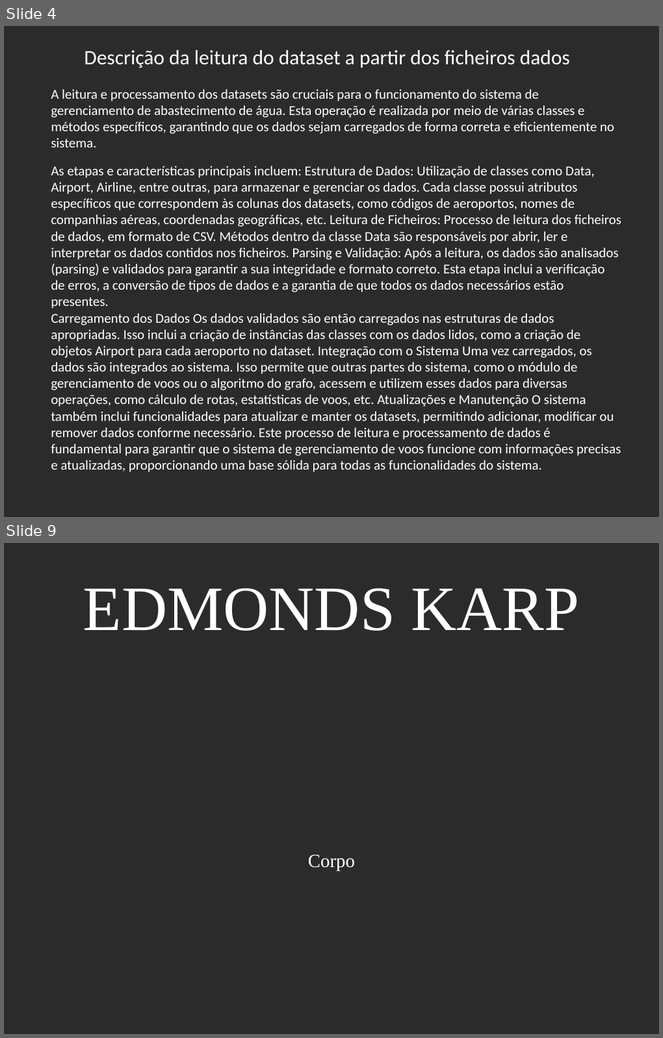
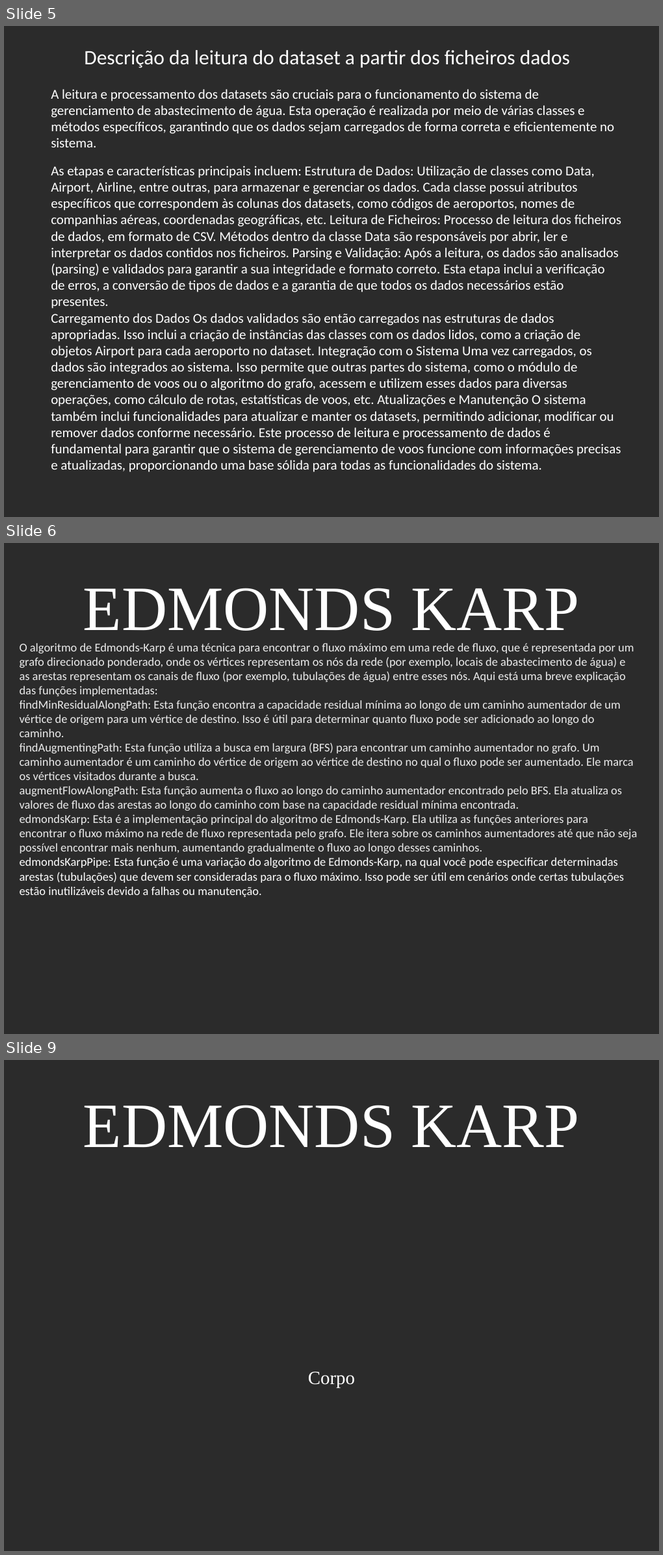
Before and after one commit to AngeloOliveira2004/DA_1st_Project, a slide deck: Neat Water Supply Presentation.pptx. Shown one above the other, each under a label of ours: slides 4 and 9 before the commit, slides 5, 6 and 9 after it; the slides between them are not shown. The pictures are 663x1038 and 663x1555 pixels, drawn with LibreOffice and Linux fonts; fonts in the diff are those of the drawing; background and template pictures are left out; a plain dark background stands for a picture behind light text. Boxes give left, top, right and bottom in pixels: in the first picture for what was removed or moved away, otherwise in the second. Text is boxed around its words. In the diff, an @@ line names an element or a change of style, - is before the commit and + after.

```diff
--- a/Neat Water Supply Presentation.pptx
+++ b/Neat Water Supply Presentation.pptx
@@ slide 6 added at box(4, 543, 659, 1034), background picture (left out) @@
@@ text added at box(83, 588, 579, 631), 74 pt, text #FFFFFF @@
+EDMONDS KARP
@@ text added at box(20, 643, 638, 897), 14 pt, text #ECECEC @@
+O algoritmo de Edmonds-Karp é uma técnica para encontrar o fluxo máximo em uma rede de fluxo, que é representada por um grafo direcionado ponderado, onde os vértices representam os nós da rede (por exemplo, locais de abastecimento de água) e as arestas representam os canais de fluxo (por exemplo, tubulações de água) entre esses nós. Aqui está uma breve explicação das funções implementadas:
+findMinResidualAlongPath: Esta função encontra a capacidade residual mínima ao longo de um caminho aumentador de um vértice de origem para um vértice de destino. Isso é útil para determinar quanto fluxo pode ser adicionado ao longo do caminho.
+findAugmentingPath: Esta função utiliza a busca em largura (BFS) para encontrar um caminho aumentador no grafo. Um caminho aumentador é um caminho do vértice de origem ao vértice de destino no qual o fluxo pode ser aumentado. Ele marca os vértices visitados durante a busca.
+augmentFlowAlongPath: Esta função aumenta o fluxo ao longo do caminho aumentador encontrado pelo BFS. Ela atualiza os valores de fluxo das arestas ao longo do caminho com base na capacidade residual mínima encontrada.
+edmondsKarp: Esta é a implementação principal do algoritmo de Edmonds-Karp. Ela utiliza as funções anteriores para encontrar o fluxo máximo na rede de fluxo representada pelo grafo. Ele itera sobre os caminhos aumentadores até que não seja possível encontrar mais nenhum, aumentando gradualmente o fluxo ao longo desses caminhos.
+edmondsKarpPipe: Esta função é uma variação do algoritmo de Edmonds-Karp, na qual você pode especificar determinadas arestas (tubulações) que devem ser consideradas para o fluxo máximo. Isso pode ser útil em cenários onde certas tubulações estão inutilizáveis devido a falhas ou manutenção.
@@ what was slide 4 is now slide 5 @@
```
Also in this commit, not shown: 3 other slides added, 4 slides removed.
